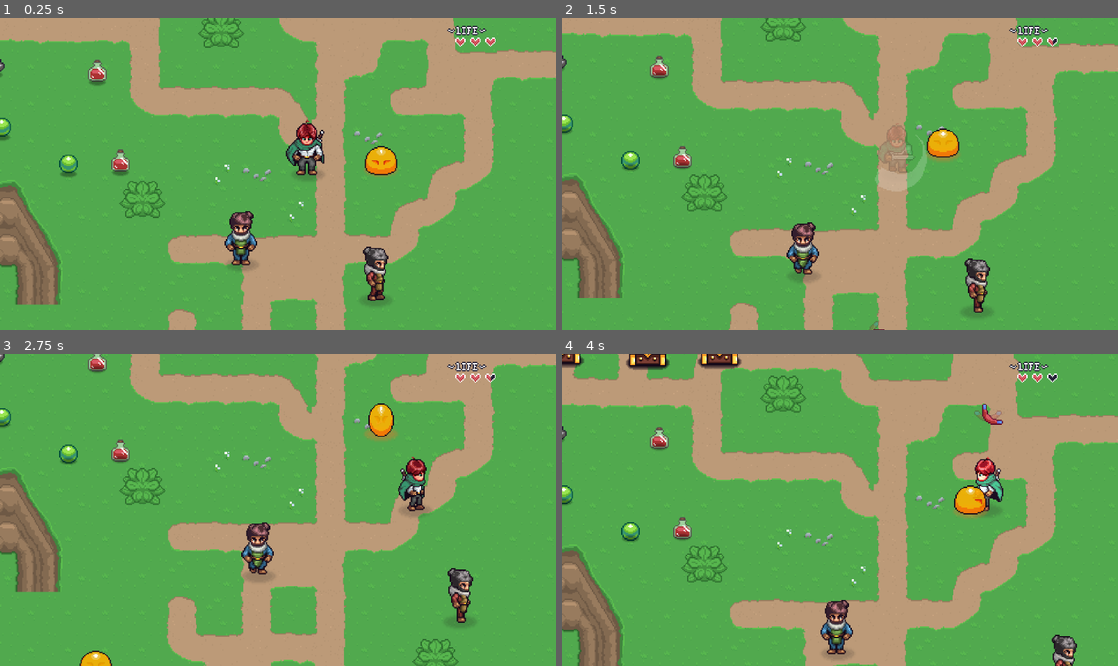
Above: before the commit, frames 1-4 (two rows, left to right).
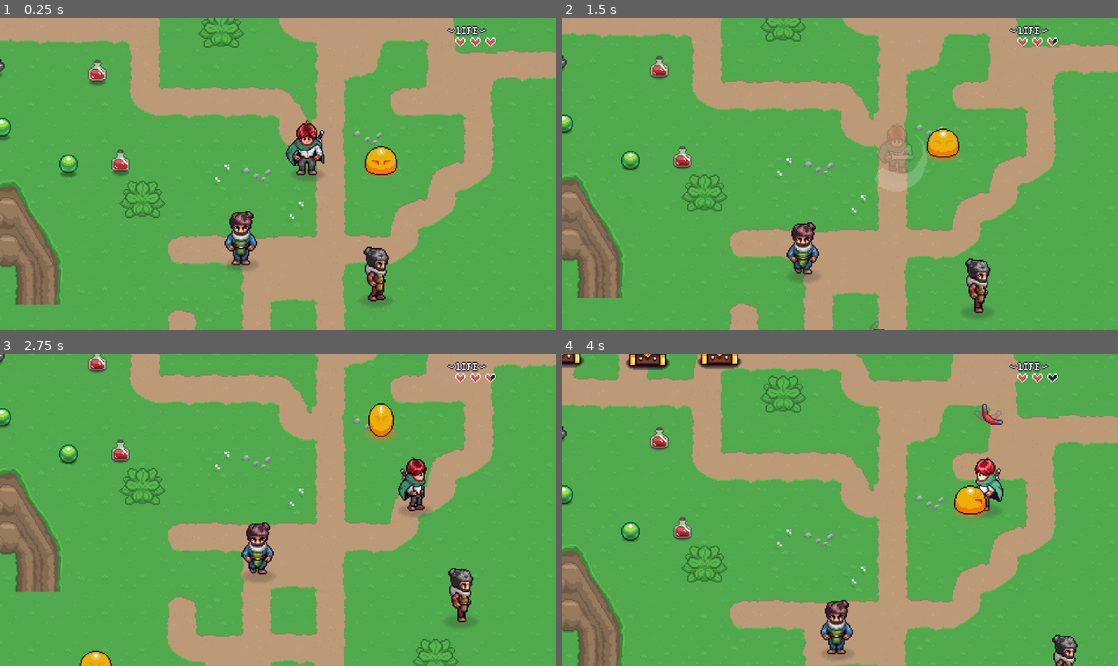
Above: after the commit, the same moments.

Repository: xatar/rpg2026second
Game: Godot game, scene res://playground.tscn
Same seed, same stepped clock (60 frames per second), same inputs: the game is played once before the commit and once after it. Sound files missing from this copy of the repository are replaced by a short silence.
Inputs (mouse positions are in pixels of both pictures, inside the frame that each line leads up to):
- Up to frame 1 (0.25 s): no input
- Up to frame 2 (1.5 s): tap Enter (ui_accept) at 0.5, 0.77 s; move the mouse to (962, 158) at 0.52 s; hold D (right) 0.53-1.28 s; hold Right mouse button (ability) 0.53-1.28 s; move the mouse to (728, 189) at 1.27 s; hold S (down) from 1.28 s (still down); click (728, 189) at 1.35 s
- Up to frame 3 (2.75 s): tap Enter (ui_accept) at 1.52 s; move the mouse to (333, 441) at 2.02 s; release S (down) at 2.03 s; hold D (right) from 2.03 s (still down); hold F (interact) from 2.03 s (still down)
- Up to frame 4 (4 s): move the mouse to (812, 572) at 2.77 s; release D (right) at 2.78 s; release F (interact) at 2.78 s; hold W (up) 2.78-3.53 s; right-click (812, 572) at 2.85 s; tap Enter (ui_accept) at 3.02, 3.77 s; move the mouse to (1006, 556) at 3.52 s; press the mouse at (1006, 556) at 3.53 s; hold A (left) from 3.53 s (still down)

The runs differ from the first frame. In frame 1, 0.2% of the frame differs, in the area x 65-70%, y 73-91%; in frame 2, 0.2%, in the area x 72-78%, y 77-95%; in frame 3, 0.2%; in frame 4, 0.2%.

Commit message:
bugfix + dialog

Diff:
--- a/default_bus_layout.tres
+++ b/default_bus_layout.tres
@@ -1,6 +1,7 @@
 [gd_resource type="AudioBusLayout" format=3 uid="uid://bht478osddmb6"]
 
 [resource]
+bus/0/volume_db = -10.51852
 bus/1/name = &"Music"
 bus/1/solo = false
 bus/1/mute = false
--- /dev/null
+++ b/dialog_portrait.gd
@@ -0,0 +1,75 @@
+@tool
+
+class_name DialogPortrait extends Sprite2D
+
+var blink : bool = false : set = _set_blink
+var open_mouth : bool = false : set = _set_open_mouth
+var mouth_open_frames : int = 0
+var audio_pitch_base : float = 1.0
+
+
+@onready var audio_stream_player: AudioStreamPlayer = $"../AudioStreamPlayer"
+
+
+
+func _set_blink(_value:bool)->void:
+	if blink != _value:
+		blink = _value
+		update_portrait()
+	pass
+
+func _set_open_mouth(_value:bool)->void:
+	if open_mouth != _value:
+		open_mouth = _value
+		update_portrait()
+
+	pass
+# Called when the node enters the scene tree for the first time.
+func _ready() -> void:
+	if Engine.is_editor_hint():
+		return
+	DialogSystem.letter_added.connect(check_mouth_open)
+	blinker()
+	pass # Replace with function body.
+
+func check_mouth_open(l:String)->void:
+	if "aeioy1234567890".contains(l):
+		open_mouth = true
+		mouth_open_frames += 3
+		audio_stream_player.pitch_scale = randf_range(audio_pitch_base -0.04, audio_pitch_base + 0.04)
+		audio_stream_player.play()
+	elif ".,!?".contains(l):
+		audio_stream_player.pitch_scale = audio_pitch_base -0.01
+		audio_stream_player.play()
+		mouth_open_frames = 0
+	if mouth_open_frames > 0:
+		mouth_open_frames -= 1
+
+
+
+	if mouth_open_frames == 0:
+		if open_mouth == true:
+			open_mouth = false
+			audio_stream_player.pitch_scale = randf_range(audio_pitch_base -0.08, audio_pitch_base + 0.02)
+			audio_stream_player.play()
+		open_mouth = false
+	pass
+func blinker()->void:
+	if blink == false:
+		await get_tree().create_timer(randf_range(0.1,3)).timeout
+	else:
+		await get_tree().create_timer(0.15).timeout
+	blink = !blink
+	blinker()
+
+
+func update_portrait()->void:
+	if open_mouth == true:
+		frame = 2
+	else:
+		frame = 0
+	if blink == true:
+		frame += 1
+# Called every frame. 'delta' is the elapsed time since the previous frame.
+func _process(delta: float) -> void:
+	pass
--- a/dialog_system.gd
+++ b/dialog_system.gd
@@ -15,7 +15,7 @@
 var t : int = 0
 
 @onready var content: RichTextLabel = $DialogUI/PanelContainer/RichTextLabel
-@onready var portrait_sprite: Sprite2D = $DialogUI/PortraitSprite
+@onready var portrait_sprite: DialogPortrait = $DialogUI/PortraitSprite
 @onready var dialog_progress_indicator: PanelContainer = $DialogUI/DialogProgressIndicator
 @onready var dialog_progress_indicator_label: Label = $DialogUI/DialogProgressIndicator/Label
 @onready var name_label: Label = $DialogUI/NameLabel
@@ -93,6 +93,7 @@
 func _on_timer_timeout()->void:
 	content.visible_characters += 1
 	if content.visible_characters <= text_length:
+		letter_added.emit(plain_text[content.visible_characters-1])
 		start_timer()
 	else:
 		show_dialog_button_indicator(true)
@@ -100,16 +101,21 @@
 	pass
 func start_timer()->void:
 	timer.wait_time = text_speed
+	var _char = plain_text[content.visible_characters-1]
+	if ".!?:;".contains(_char):
+		timer.wait_time *= 4
+	elif ", ".contains(_char):
+		timer.wait_time *= 2
 	timer.start()
 
-	t = t + 1
-	print(str(t))
+
 	pass
 func set_dialog_data(_d:DialogItem)->void:
 	if _d is DialogText:
 		content.text = _d.text
 	name_label.text = _d.npc_info.npc_name
 	portrait_sprite.texture = _d.npc_info.portrait
+	portrait_sprite.audio_pitch_base = _d.npc_info.dialog_audio_pitch
 	pass
 
 func show_dialog_button_indicator(_is_visible:bool)->void:
--- a/dialog_system.tscn
+++ b/dialog_system.tscn
@@ -5,6 +5,7 @@
 [ext_resource type="FontFile" uid="uid://cs7jf8coq75t3" path="res://npc_and_dialog/fonts/Abaddon Light.ttf" id="3_a33ws"]
 [ext_resource type="FontFile" uid="uid://d3teuoopvs3lo" path="res://npc_and_dialog/fonts/Abaddon Bold.ttf" id="4_gn7cj"]
 [ext_resource type="Texture2D" uid="uid://dy35o4prwcqmx" path="res://npc_and_dialog/sprites/portraits/npc_portrait_01.png" id="5_a33ws"]
+[ext_resource type="Script" uid="uid://q1xqi2gbwwgg" path="res://dialog_portrait.gd" id="6_eaxwd"]
 [ext_resource type="AudioStream" uid="uid://c5lj384airq8r" path="res://npc_and_dialog/audio/voice_blip.wav" id="6_gn7cj"]
 
 [sub_resource type="Gradient" id="Gradient_eaxwd"]
@@ -143,6 +144,7 @@
 position = Vector2(56, 200)
 texture = ExtResource("5_a33ws")
 hframes = 4
+script = ExtResource("6_eaxwd")
 
 [node name="Timer" type="Timer" parent="DialogUI" unique_id=1062727853]
 one_shot = true
--- a/npc_01.tres
+++ b/npc_01.tres
@@ -9,4 +9,5 @@
 npc_name = "Alan"
 sprite = ExtResource("3_jh5qu")
 portrait = ExtResource("1_2svyr")
+dialog_audio_pitch = 0.6
 metadata/_custom_type_script = "uid://sxmsl8iap44e"
--- a/npc_behaviour_patrol.gd
+++ b/npc_behaviour_patrol.gd
@@ -7,6 +7,10 @@
 var patrol_location : Array[PatrolLocation]
 var current_location_index : int = 0
 var target : PatrolLocation
+var has_started : bool = false
+var last_phase : String = ""
+var direction : Vector2
+@onready var timer: Timer = $Timer
 
 
 
@@ -62,12 +66,21 @@
 	if Engine.is_editor_hint():
 		return
 	if npc.global_position.distance_to(target.target_position) < 5.0:
-		start()
+		idle_phase()
 	pass
 
 func start()->void:
 	if npc.do_behaviour == false or patrol_location.size()<2:
 		return
+	if has_started == true:
+		if timer.time_left == 0:
+			walk_phase()
+		return#our idle phase is still waiting for the timer timeout
+
+	has_started = true
+	idle_phase()
+	pass
+func idle_phase()->void:
 	#Idle
 	npc.global_position = target.target_position
 	npc.state = "idle"
@@ -78,13 +91,19 @@
 	if current_location_index >= patrol_location.size():
 		current_location_index = 0
 	target = patrol_location[current_location_index]
-	await get_tree().create_timer(wait_time).timeout
+
+	if wait_time > 0:
+		timer.start(wait_time)
+		await timer.timeout
+
 	if npc.do_behaviour == false:
 		return
+	walk_phase()
+func walk_phase()->void:
 	npc.state = "walk"
-	var _dir = npc.global_position.direction_to(target.target_position)
-	npc.direction = _dir
-	npc.velocity = walk_speed * _dir
+	direction = npc.global_position.direction_to(target.target_position)
+	npc.direction = direction
+	npc.velocity = walk_speed * direction
 	npc.update_direction(target.target_position)
 	npc.update_animation()
 	pass
--- a/npc_behaviour_patrol.tscn
+++ b/npc_behaviour_patrol.tscn
@@ -4,3 +4,6 @@
 
 [node name="NpcBehaviourPatrol" type="Node2D" unique_id=1292298052]
 script = ExtResource("1_qc7b8")
+
+[node name="Timer" type="Timer" parent="." unique_id=1281516627]
+one_shot = true
--- a/npc_behaviour_wander.gd
+++ b/npc_behaviour_wander.gd
@@ -40,6 +40,8 @@
 	npc.velocity = Vector2.ZERO
 	npc.update_animation()
 	await get_tree().create_timer(randf()*idle_duration+idle_duration*0.5).timeout
+	if npc.do_behaviour == false:
+		return
 	#walk phase
 	npc.state = "walk"
 	var _dir : Vector2 = DIRECTIONS[randi_range(0,3)]
--- a/npc_resource.gd
+++ b/npc_resource.gd
@@ -3,7 +3,8 @@
 @export var npc_name : String =""
 @export var sprite : Texture
 @export var portrait : Texture
-@export var dialog_audio_pitch : String
+@export_range(0.5,1.8,0.02) var dialog_audio_pitch : float = 1.0
+
 
 # Called when the node enters the scene tree for the first time.
 func _ready() -> void:
Not shown, added: dialog_portrait.gd.uid
